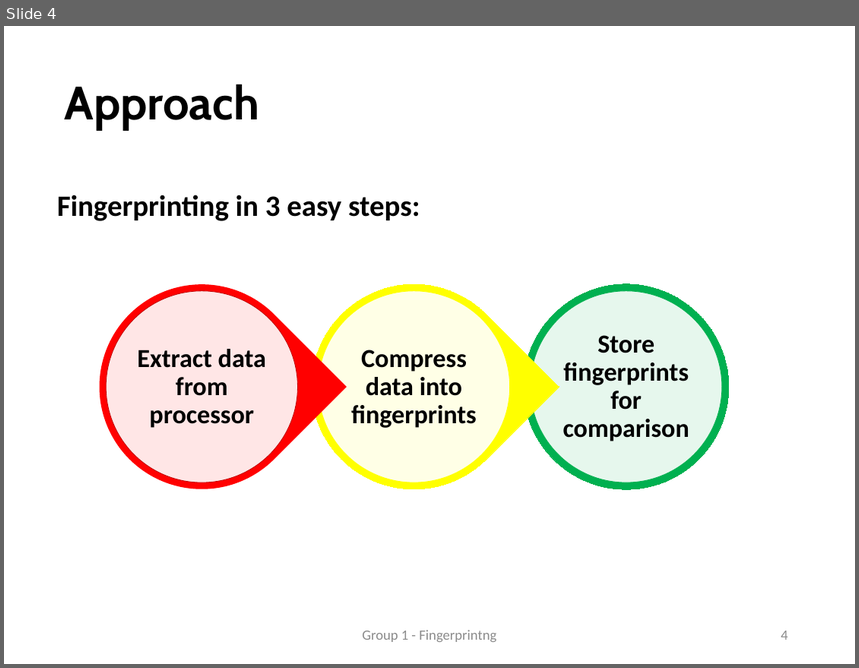
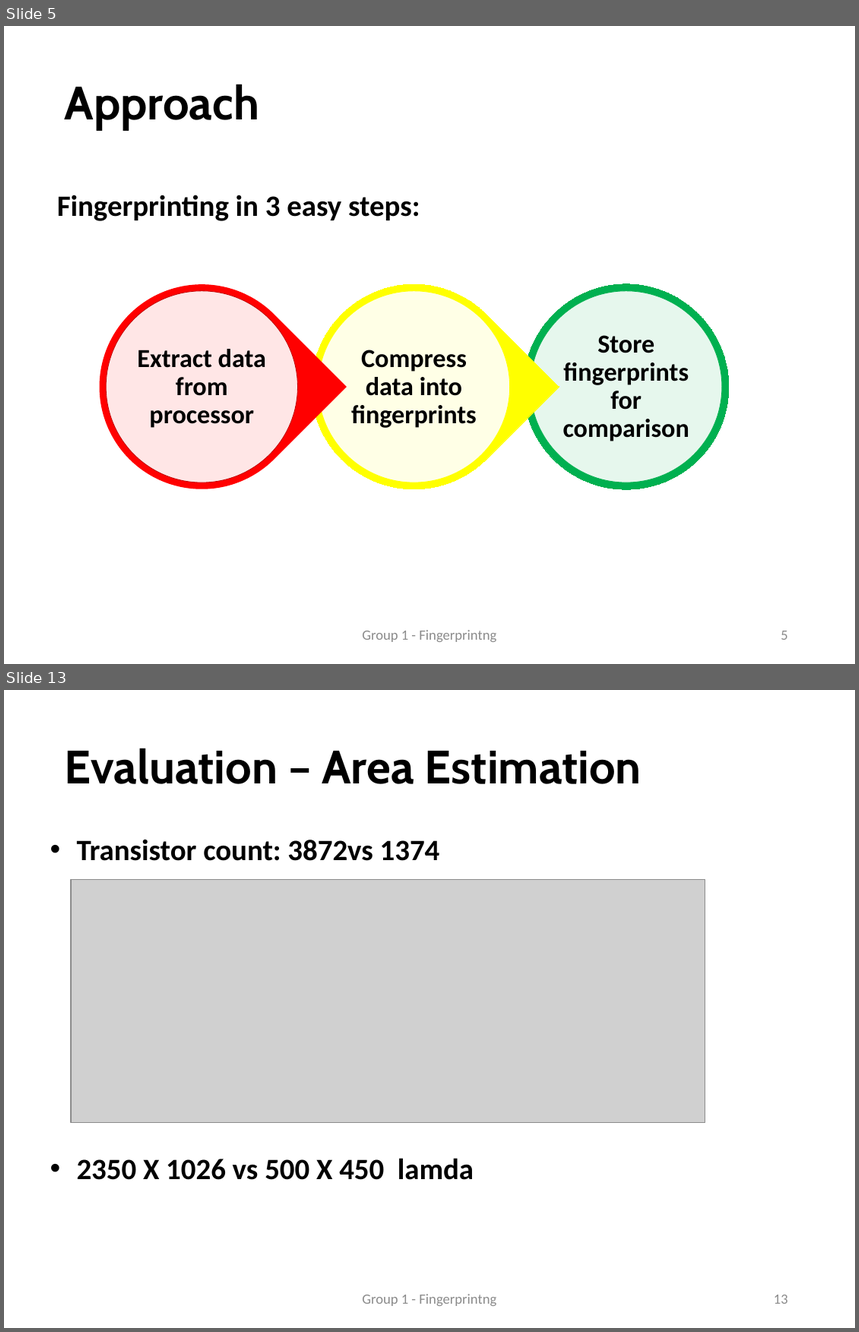
Before and after one commit to faga9267/VLSI---Fingerprinting, a slide deck: presentation/Presentation.pptx. Shown one above the other, each under a label of ours: slide 4 before the commit, slides 5 and 13 after it; the slides between them are not shown. The pictures are 859x668 and 859x1332 pixels, drawn with LibreOffice and Linux fonts; fonts in the diff are those of the drawing; grey boxes stand for pictures. Boxes give left, top, right and bottom in pixels: in the first picture for what was removed or moved away, otherwise in the second. Text is boxed around its words. In the diff, an @@ line names an element or a change of style, - is before the commit and + after.

```diff
--- a/presentation/Presentation.pptx
+++ b/presentation/Presentation.pptx
@@ slide 13 added at box(4, 690, 855, 1328), background #FFFFFF @@
@@ title added at box(65, 748, 642, 784), 39.6 pt, text #000000, bold @@
+Evaluation – Area Estimation
@@ text added at box(77, 839, 474, 1180), 25 pt, text #000000, bold @@
+• Transistor count: 3872vs 1374
+• 2350 X 1026 vs 500 X 450 lamda
@@ picture added at box(71, 880, 705, 1123) @@
@@ text added at box(362, 1294, 496, 1306), 12 pt, text #8C8C8C @@
+Group 1 - Fingerprintng
@@ page number added at box(774, 1295, 788, 1304), 12 pt, text #8C8C8C @@
+13
@@ what was slide 4 is now slide 5 @@
@@ page number at box(781, 631, 788, 640): text changed @@
-4
+5
```
Also in this commit, not shown: 3 slides changed, 18 other slides added, 9 other files.
